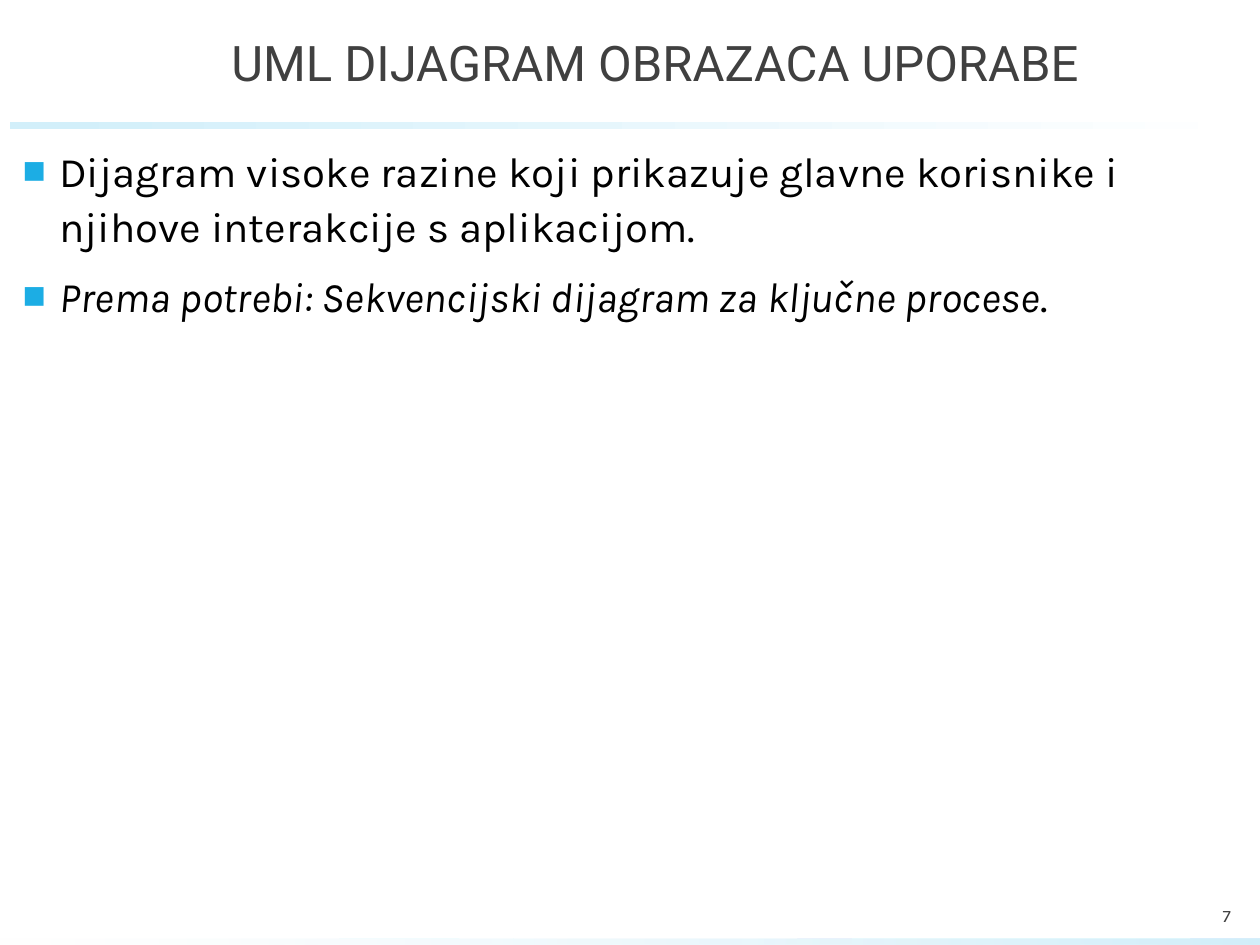
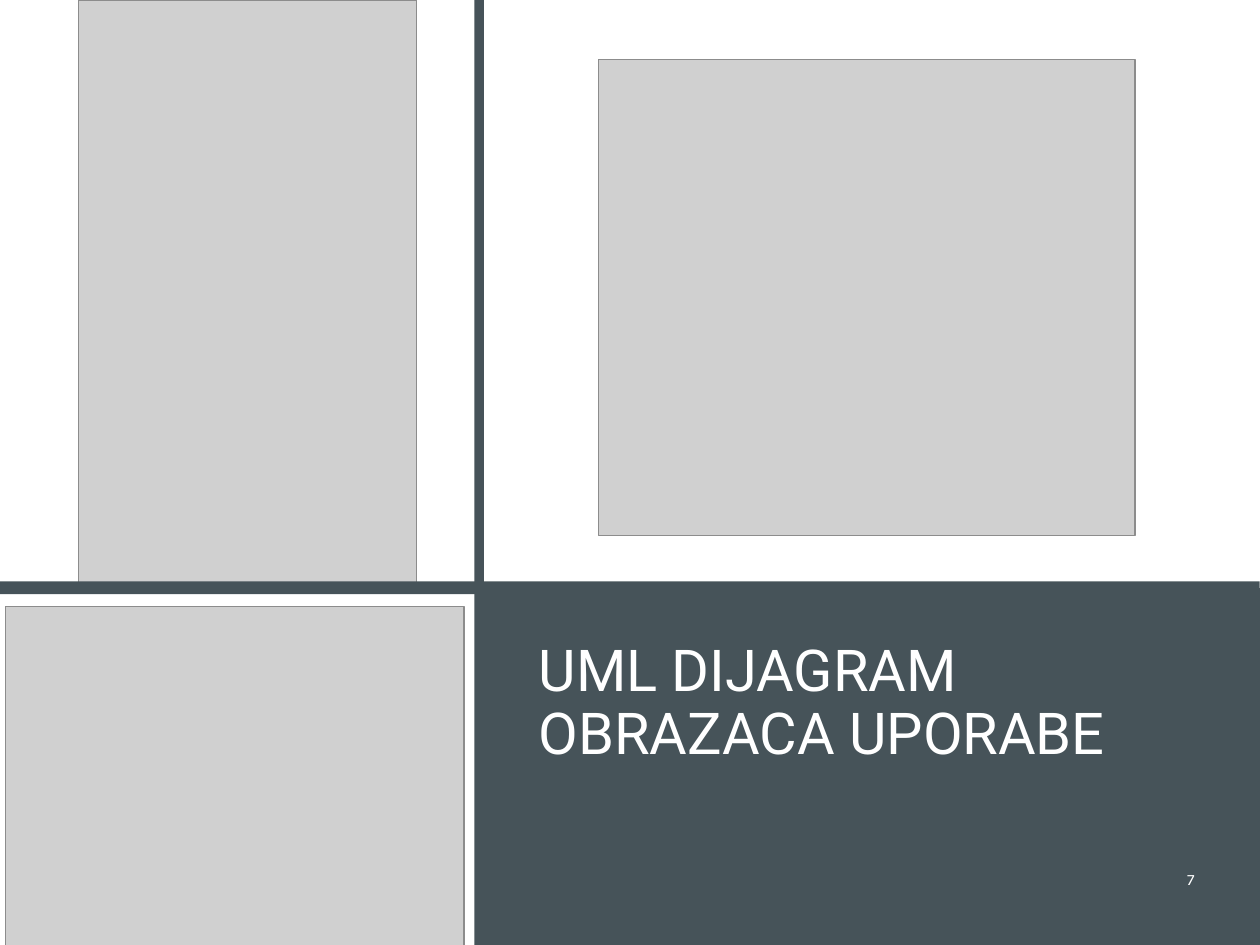
Before and after one commit to Luka-Sever/StambPravo, a slide deck: slide 7 of PROINZ_TG09.2_StanPlan.pptx. Drawn at 1260x945 pixels with LibreOffice and Linux fonts; fonts in the diff are those of the drawing; grey boxes stand for pictures; background and template pictures are left out. Boxes give left, top, right and bottom in pixels: in the first picture for what was removed or moved away, otherwise in the second. Text is boxed around its words. In the diff, an @@ line names an element or a change of style, - is before the commit and + after.

```diff
--- a/PROINZ_TG09.2_StanPlan.pptx
+++ b/PROINZ_TG09.2_StanPlan.pptx
@@ rectangle added at [0,0,1260,945], fill #FFFFFF @@
@@ picture added at [78,0,417,586] @@
@@ rectangle added at [475,0,484,945], fill #465359 @@
@@ picture added at [598,59,1135,536] @@
@@ rectangle removed at [10,122,1250,129] @@
@@ text removed at [59,158,1118,323] @@
-■ Dijagram visoke razine koji prikazuje glavne korisnike i njihove interakcije s aplikacijom.
-■ Prema potrebi: Sekvencijski dijagram za ključne procese.
@@ rectangle added at [0,582,1260,595], fill #465359 @@
@@ rectangle added at [480,588,1260,945], fill #465359 @@
@@ picture added at [5,606,464,945] @@
@@ title "UML DIJAGRAM OBRAZACA UPORABE": place and size @@
-title "UML DIJAGRAM OBRAZACA UPORABE" at [231,45,1079,82]
+title "UML DIJAGRAM OBRAZACA UPORABE" at [539,649,1104,755]
@@ title "UML DIJAGRAM OBRAZACA UPORABE" at [539,649,1104,755]: size 28 to 33 pt, text colour #404040 to #FFFFFF; alignment centre to left; line spacing 1 to 0.9; vertical alignment middle to bottom @@
@@ page number: place and size @@
-page number at [1223,911,1231,922]
+page number at [1187,875,1194,885]
@@ page number at [1187,875,1194,885]: size 10 to 9 pt, text colour #404040 to #FFFFFF; more space between paragraphs @@
```
Also in this commit, not shown: 3 other slides changed, 7 slides added, 4 slides removed.
